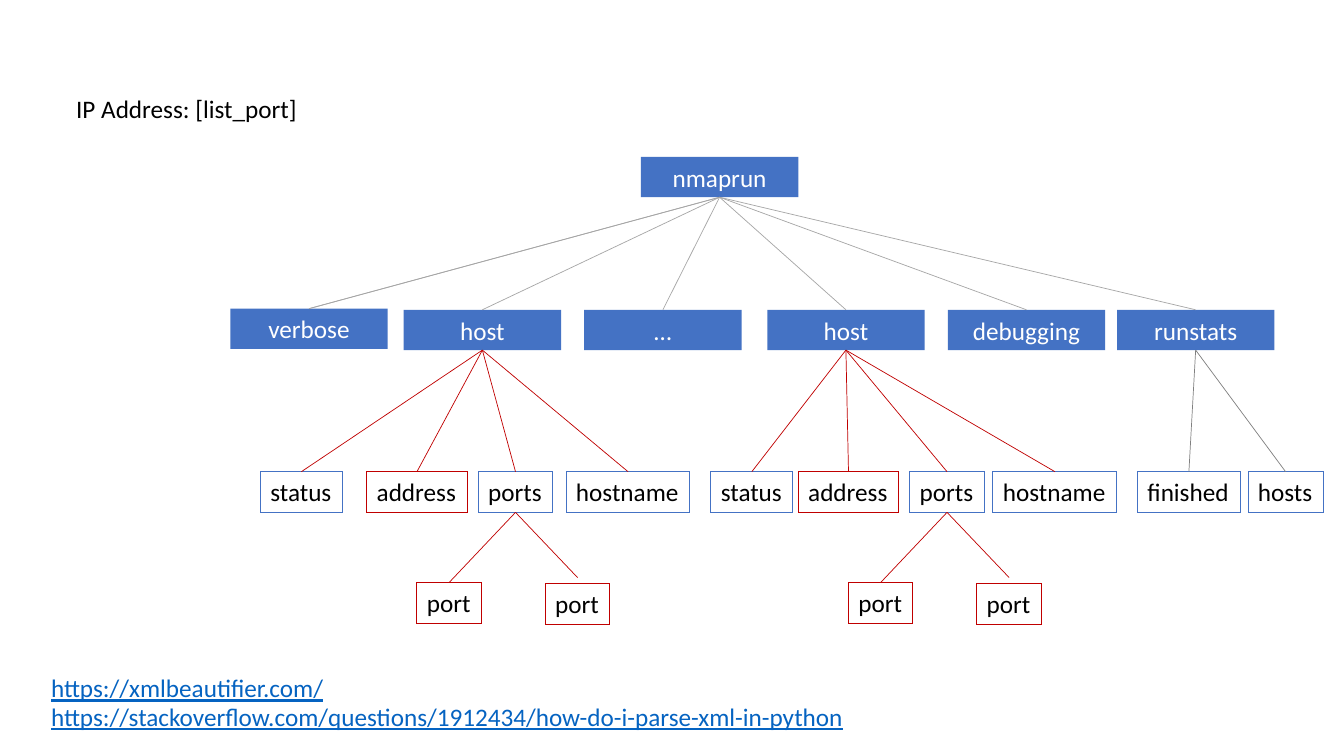
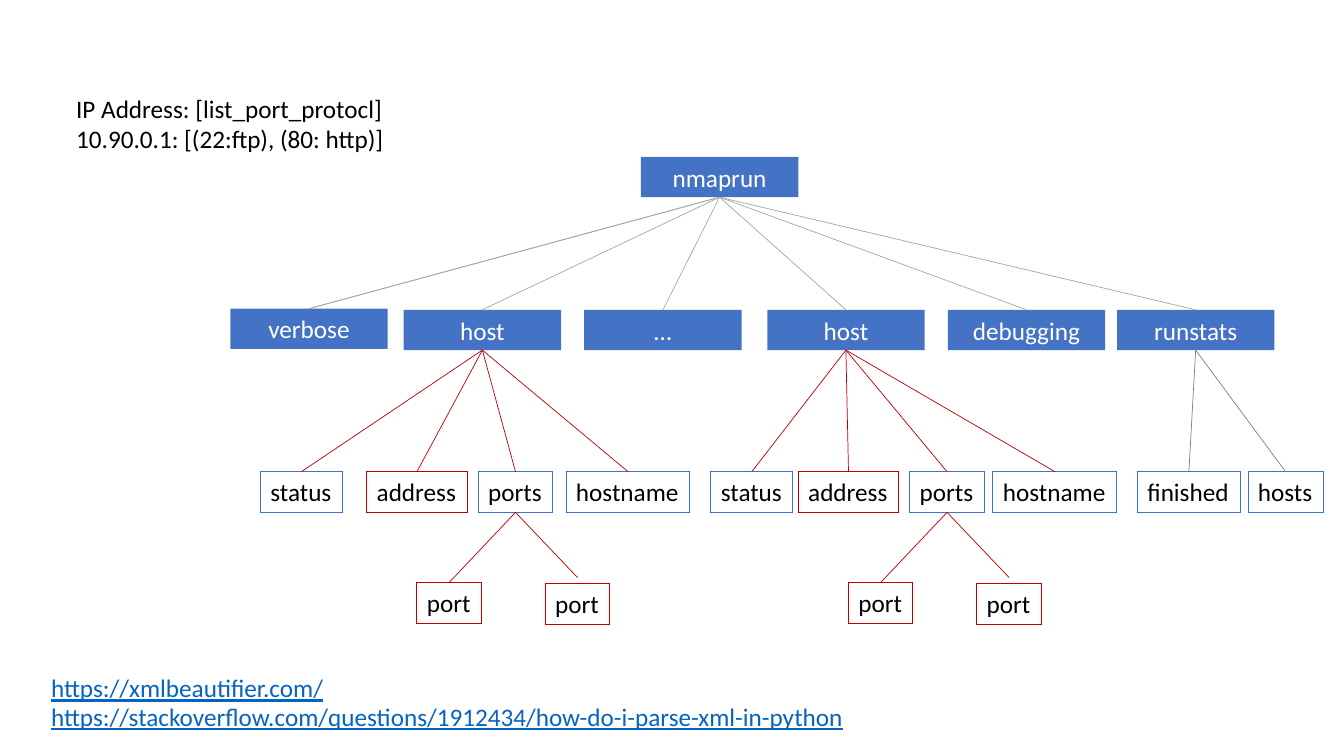
Before and after one commit to JOHN-LI-12/nmap-file-parse-port-protocol, a slide deck: slide 1 of namp-xml-structure.pptx. Drawn at 1344x756 pixels with LibreOffice and Linux fonts; fonts in the diff are those of the drawing. Boxes give left, top, right and bottom in pixels: in the first picture for what was removed or moved away, otherwise in the second. Text is boxed around its words. In the diff, an @@ line names an element or a change of style, - is before the commit and + after.

Commit message:
update result example

```diff
--- a/namp-xml-structure.pptx
+++ b/namp-xml-structure.pptx
@@ text at bbox=[76, 99, 384, 152]: text changed @@
-IP Address: [list_port]
+IP Address: [list_port_protocl]
+10.90.0.1: [(22:ftp), (80: http)]
```
